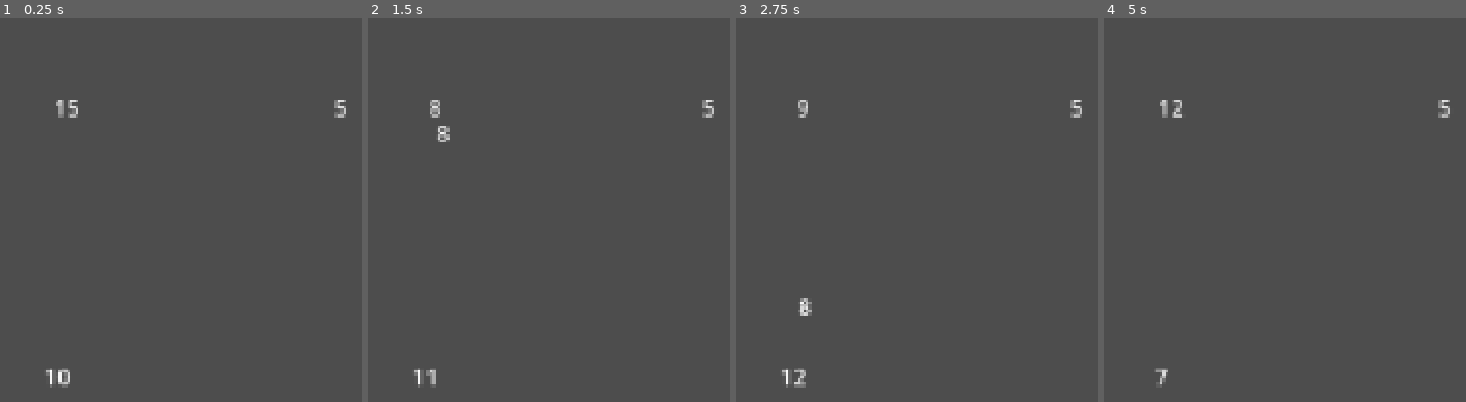
Above: before the commit, frames 1-4 (left to right).
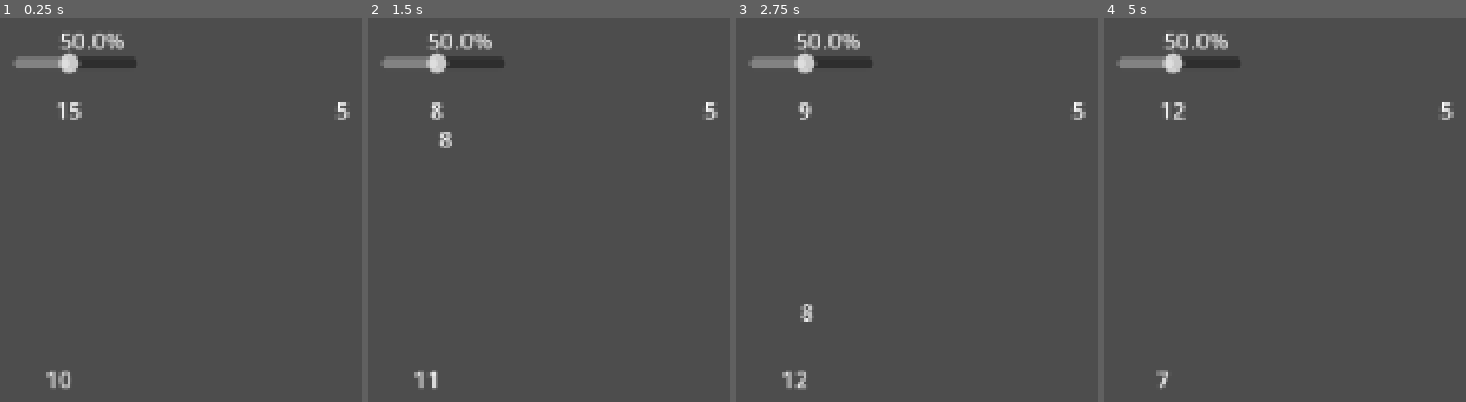
Above: after the commit, the same moments.

Repository: AgustinGattone/castles-and-bridges
Game: Godot game, scene res://scenes/nivel.tscn
Same seed, same stepped clock (60 frames per second), same inputs: the game is played once before the commit and once after it. The engine's default icon, where the game draws it, is replaced by a stand-in: a white triangle on a blue panel in a dark square.
Inputs (mouse positions are in pixels of both pictures, inside the frame that each line leads up to):
- Up to frame 1 (0.25 s): no input
- Up to frame 2 (1.5 s): tap Enter at 0.5 s; move the mouse to (436, 110) at 0.52 s; click (436, 110) at 0.67 s; tap Space at 1.25 s; move the mouse to (425, 378) at 1.27 s; click (425, 378) at 1.42 s
- Up to frame 3 (2.75 s): move the mouse to (1079, 110) at 2.02 s; click (1079, 110) at 2.17 s
- Up to frame 4 (5 s): move the mouse to (outside the picture) at 2.77 s; click (outside the picture) at 2.92 s; tap Enter at 3.5 s; move the mouse to (outside the picture) at 3.52 s; click (outside the picture) at 3.67 s; tap Space at 4.25 s; move the mouse to (1350, 317) at 4.27 s; click (1350, 317) at 4.42 s

The runs differ from the first frame. In frame 1, 2.0% of the frame differs, in the area x 3-97%, y 4-97%; in frame 2, 2.0%; in frame 3, 2.1%; in frame 4, 1.9%.

Commit message:
feat: UI basica para seleccionar porcentaje de tropas a enviar

Diff:
--- a/nivel.gd
+++ b/nivel.gd
@@ -4,6 +4,10 @@
 var base_seleccionada: Area2D = null
 var tiempo_decision_ia: float = 3.0
 var tiempo_actual_ia: float = 0.0
+
+#Referencias a la UI
+@onready var slider_tropas: HSlider = $UI/SliderTropas
+@onready var label_porcentaje: Label = $UI/LabelPorcentaje
 
 func _ready() -> void:
 	# Recorremos todos los nodos hijos que tenga el Nivel
@@ -12,6 +16,13 @@
 		if hijo.has_method("update_label"):
 			# Conectamos su señal a nuestra nueva función
 			hijo.base_clicked.connect(_on_base_clicked)
+		# Conectamos la señal de la barra para que el texto cambie al moverla
+	slider_tropas.value_changed.connect(_on_slider_changed)
+	_on_slider_changed(slider_tropas.value) # Actualizamos el texto al iniciar
+
+# Nueva función que se ejecuta al mover la barra
+func _on_slider_changed(valor: float) -> void:
+	label_porcentaje.text = str(valor) + "%"
 
 func _process(delta: float) -> void:
 	tiempo_actual_ia += delta
@@ -38,35 +49,33 @@
 			base_seleccionada = null
 		# Si hacemos clic en OTRA base, ¡Enviamos las tropas!
 		else:
-			enviar_tropas(base_seleccionada, base_clicada)
-			# Limpiamos la selección
+			# Convertimos el valor del slider (10 a 100) en decimal (0.1 a 1.0)
+			var porcentaje_elegido = slider_tropas.value / 100.0
+			enviar_tropas(base_seleccionada, base_clicada, porcentaje_elegido)
+
 			base_seleccionada.set_selected(false)
 			base_seleccionada = null
 
-# Lógica matemática de mover tropas (Teletransporte temporal)
-func enviar_tropas(origen: Area2D, destino: Area2D) -> void:
-	var tropas_a_enviar = origen.current_troops / 2
+# Lógica matemática de mover tropas
+func enviar_tropas(origen: Area2D, destino: Area2D, porcentaje: float = 0.5) -> void:
+	# Calculamos las tropas multiplicando por el porcentaje (ej. 100 * 0.75)
+	var tropas_a_enviar = int(origen.current_troops * porcentaje)
+
+	# Si intentamos enviar menos de 1 tropa, cancelamos para evitar errores
+	if tropas_a_enviar <= 0:
+		return
 
 	# Restamos las tropas del origen
 	origen.current_troops -= tropas_a_enviar
 	origen.update_label()
 
-	# -----------------------------------------------------
-	# NUEVO: En lugar de sumar al destino, creamos un escuadrón
-	# -----------------------------------------------------
-
-	# 1. Clonamos la escena del escuadrón
+	# Instanciamos el escuadrón
 	var nuevo_escuadron = escuadron_escena.instantiate()
-
-	# 2. Le pasamos los datos que necesita
 	nuevo_escuadron.cantidad_tropas = tropas_a_enviar
 	nuevo_escuadron.base_destino = destino
 	nuevo_escuadron.es_del_jugador = origen.is_player
-
-	# 3. Lo posicionamos exactamente donde está la base de origen
 	nuevo_escuadron.global_position = origen.global_position
 
-	# 4. Lo añadimos como "hijo" del Nivel para que aparezca en el juego
 	add_child(nuevo_escuadron)
 
 # Cargamos el "molde" del escuadrón
--- a/scenes/nivel.tscn
+++ b/scenes/nivel.tscn
@@ -4,6 +4,7 @@
 [ext_resource type="Script" uid="uid://cp6gfi6oqhbbs" path="res://nivel.gd" id="1_2p2iw"]
 
 [node name="Nivel" type="Node2D" unique_id=902642756]
+position = Vector2(1, 2)
 script = ExtResource("1_2p2iw")
 
 [node name="Base" parent="." unique_id=784258533 instance=ExtResource("1_0uyns")]
@@ -19,3 +20,32 @@
 is_player = false
 is_neutral = true
 current_troops = 5
+
+[node name="UI" type="CanvasLayer" parent="." unique_id=589767614]
+
+[node name="SliderTropas" type="HSlider" parent="UI" unique_id=1176280261]
+anchors_preset = -1
+anchor_left = 0.093
+anchor_top = 0.068
+anchor_right = 0.093
+anchor_bottom = 0.068
+offset_left = -44.136
+offset_top = -19.064003
+offset_right = 44.864
+offset_bottom = 18.935997
+min_value = 10.0
+step = 5.0
+value = 50.0
+
+[node name="LabelPorcentaje" type="Label" parent="UI" unique_id=168715499]
+anchors_preset = -1
+anchor_left = 0.089
+anchor_top = 0.046000004
+anchor_right = 0.089
+anchor_bottom = 0.046000004
+offset_left = -6.528
+offset_top = -13.808002
+offset_right = 7.472
+offset_bottom = 35.191998
+text = "5
+"
